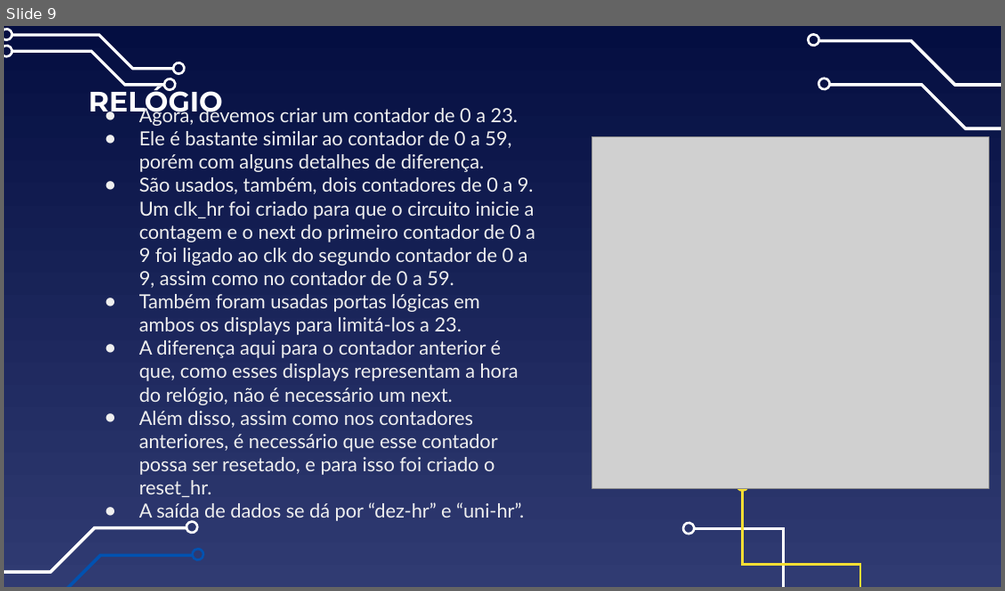
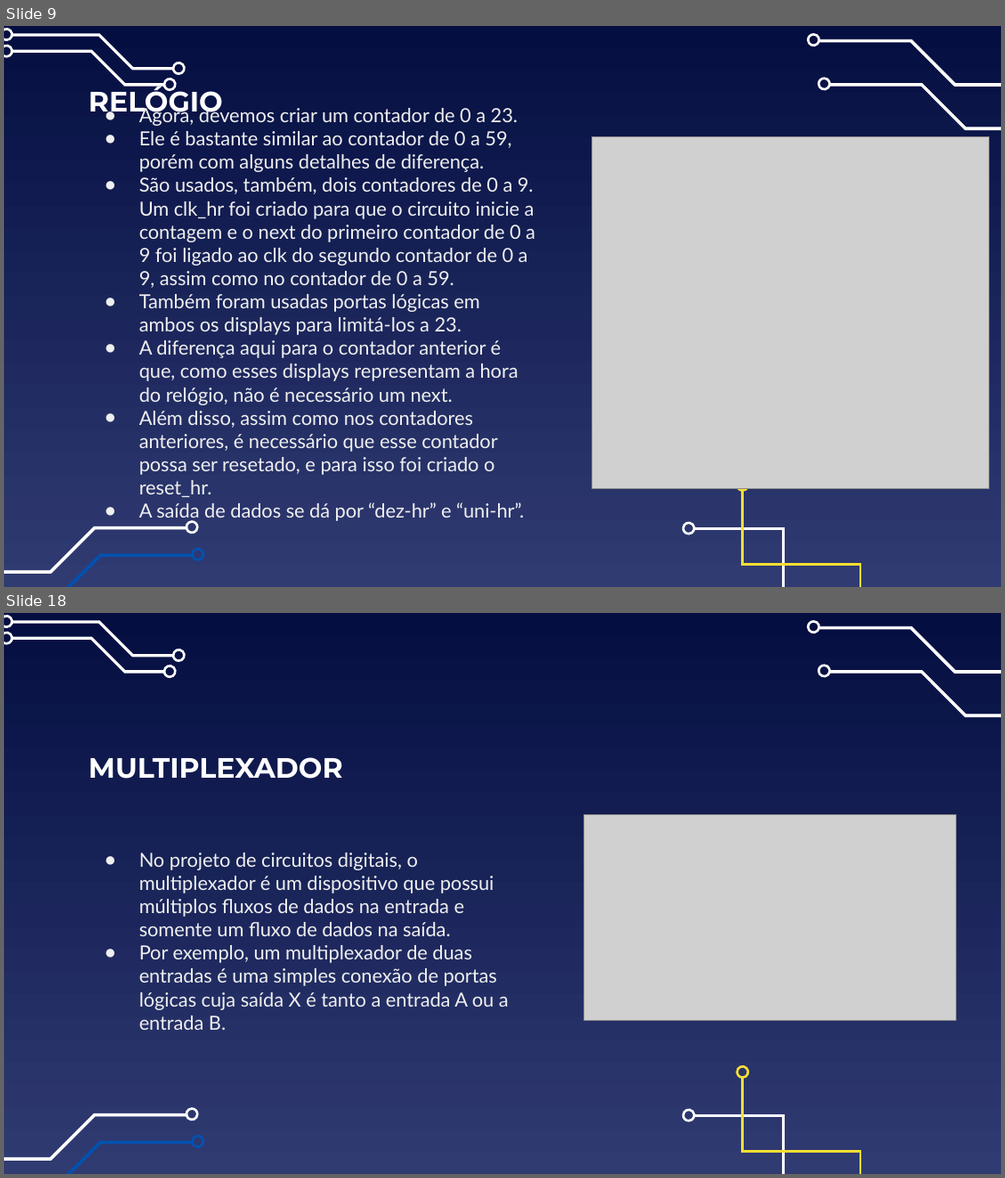
Before and after one commit to IgorTorquatto/Circuitos_Digitais, a slide deck: Trabalho_2_Circuitos_Digitais/TRABALHO.pptx. Shown one above the other, each under a label of ours: slide 9 before the commit, slides 9 and 18 after it; the slides between them are not shown. The pictures are 1005x591 and 1005x1178 pixels, drawn with LibreOffice and Linux fonts; fonts in the diff are those of the drawing; grey boxes stand for pictures. Boxes give left, top, right and bottom in pixels: in the first picture for what was removed or moved away, otherwise in the second. Text is boxed around its words. In the diff, an @@ line names an element or a change of style, - is before the commit and + after.

```diff
--- a/Trabalho_2_Circuitos_Digitais/TRABALHO.pptx
+++ b/Trabalho_2_Circuitos_Digitais/TRABALHO.pptx
@@ slide 18 added at (4,613,1001,1174), background gradient #040E41 to #303B72; not listed: 18 template elements that a slide beside it also shows @@
@@ title added at (89,757,343,779), 27 pt, text #FFFFFF, bold @@
+MULTIPLEXADOR
@@ picture added at (583,814,956,1020) @@
@@ text added at (139,852,509,1030), 18.7 pt, text #EFEFEF @@
+● No projeto de circuitos digitais, o multiplexador é um dispositivo que possui múltiplos fluxos de dados na entrada e somente um fluxo de dados na saída.
+● Por exemplo, um multiplexador de duas entradas é uma simples conexão de portas lógicas cuja saída X é tanto a entrada A ou a entrada B.
```
Also in this commit, not shown: 10 other slides added, 10 other files.
